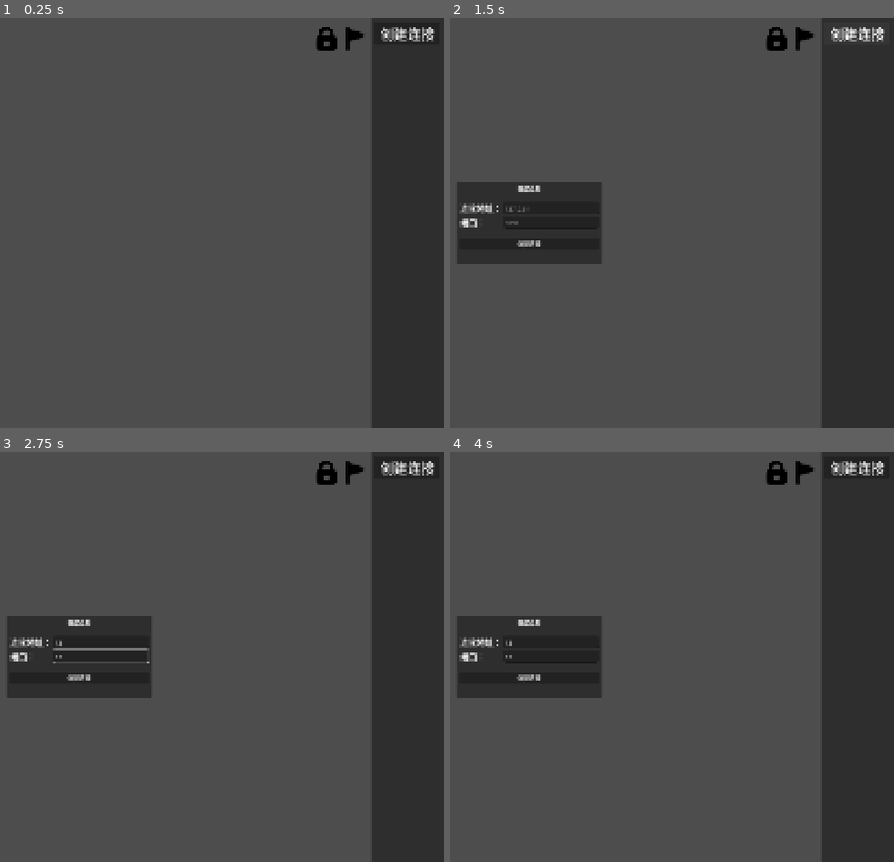
Above: before the commit, frames 1-4 (two rows, left to right).
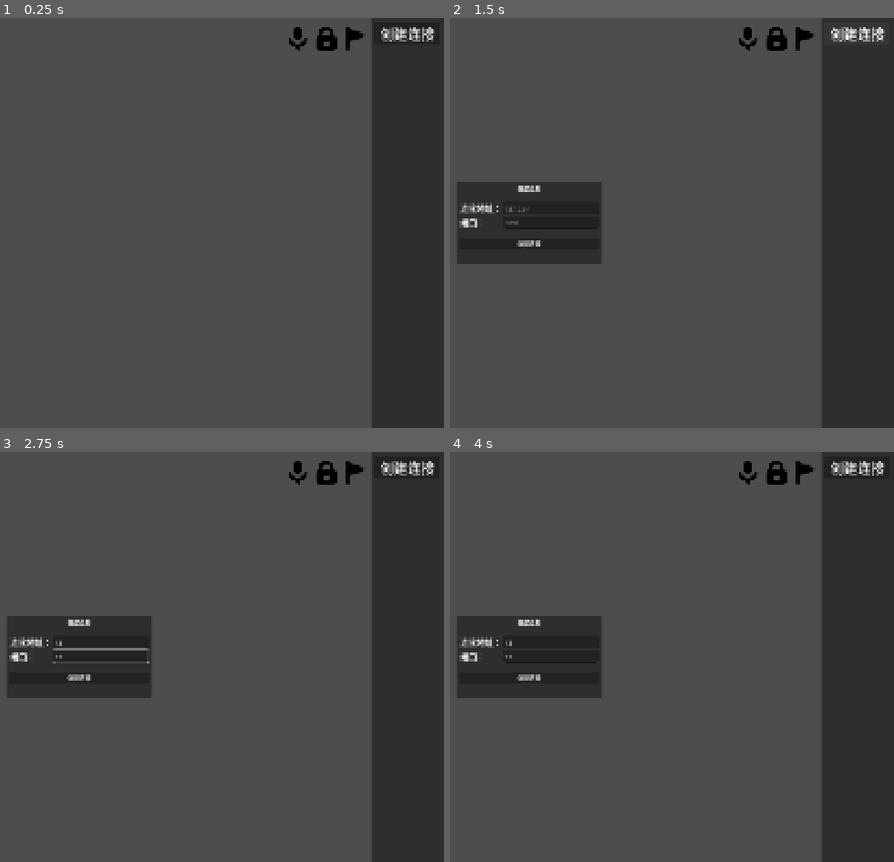
Above: after the commit, the same moments.

Repository: LYK-ce/Pictor
Game: Godot game, scene res://src/main/main.tscn
The game is run twice, just before and just after one commit, with the same random seed, the same clock (stepped at 60 frames per second) and the same inputs.
Inputs (mouse positions are in pixels of both pictures, inside the frame that each line leads up to):
- Up to frame 1 (0.25 s): no input
- Up to frame 2 (1.5 s): click (747, 38) at 0.52 s; click "创建连接" at 1.25 s
- Up to frame 3 (2.75 s): click (102, 640) at 2.02 s; type "12" at 2.1 s; click (102, 657) at 2.25 s; type "12" at 2.33 s
- Up to frame 4 (4 s): click (778, 472) at 2.75 s; click (805, 472) at 3.5 s

The runs differ from the first frame. In frame 1, 0.1% of the frame differs, in the area x 65-70%, y 2-8%; in frame 2, 0.1%; in frame 3, 0.1%; in frame 4, 0.1%.

Commit message:
implement the audio input button

Diff:
--- /dev/null
+++ b/Assets/UI/mic.svg
@@ -0,0 +1 @@
+<svg xmlns="http://www.w3.org/2000/svg" width="24" height="24" fill="currentColor" viewBox="1.67 1.67 6.65 6.65"><path d="M7.2 4.825a.45.45 0 0 1 .45.45c0 .168-.056.375-.143.57-.092.208-.235.44-.441.66a2.5 2.5 0 0 1-1.051.664c-.245.081-.368.122-.43.176a.35.35 0 0 0-.102.143c-.032.075-.032.18-.032.387a.45.45 0 0 1-.9 0c0-.208 0-.312-.033-.387a.35.35 0 0 0-.103-.143c-.061-.054-.184-.095-.429-.176a2.5 2.5 0 0 1-1.05-.664 2.4 2.4 0 0 1-.442-.66 1.5 1.5 0 0 1-.144-.57.45.45 0 0 1 .896-.061l.017.115v.005c.003.011-.001-.004 0 .002q.014.053.053.143a1.5 1.5 0 0 0 .275.41c.254.27.686.537 1.41.537s1.155-.267 1.409-.536c.13-.14.22-.287.274-.41q.036-.085.05-.136l-.001.004v-.005l.023-.138a.45.45 0 0 1 .444-.38M5 1.675a1.2 1.2 0 0 1 1.2 1.2v1.4a1.2 1.2 0 0 1-2.4 0v-1.4a1.2 1.2 0 0 1 1.2-1.2"/></svg>
--- a/src/ui/button_list.gd
+++ b/src/ui/button_list.gd
@@ -20,3 +20,12 @@
 	else:
 		app_state.mode = AppStateResource.Mode.GOTO
 		print(self.name,'goto button pressed')
+
+
+# 按下按钮，开始录音
+func _on_audio_input_button_down() -> void:
+	pass # Replace with function body.
+
+# 松开按钮，结束录音
+func _on_audio_input_button_up() -> void:
+	pass # Replace with function body.
--- a/src/ui/button_list.tscn
+++ b/src/ui/button_list.tscn
@@ -4,6 +4,7 @@
 [ext_resource type="Resource" uid="uid://lgqkjwhvgs1f" path="res://src/app_state/app_state.tres" id="2_ifya6"]
 [ext_resource type="Texture2D" uid="uid://b30p7fum56048" path="res://Assets/UI/lock.svg" id="2_t1f1t"]
 [ext_resource type="Texture2D" uid="uid://cbab1hrr4ilkj" path="res://Assets/UI/flag.svg" id="3_eawer"]
+[ext_resource type="Texture2D" uid="uid://doyma6242x6s4" path="res://Assets/UI/mic.svg" id="3_iabx2"]
 
 [sub_resource type="StyleBoxEmpty" id="StyleBoxEmpty_1oou7"]
 
@@ -37,9 +38,12 @@
 layout_mode = 2
 size_flags_horizontal = 3
 
-[node name="Control3" type="Control" parent="MarginContainer/HBoxContainer" unique_id=1149723127]
+[node name="Audio_Input" type="TextureButton" parent="MarginContainer/HBoxContainer" unique_id=81890567]
+texture_filter = 1
 layout_mode = 2
 size_flags_horizontal = 3
+texture_normal = ExtResource("3_iabx2")
+stretch_mode = 5
 
 [node name="Lock_Camera" type="TextureButton" parent="MarginContainer/HBoxContainer" unique_id=1081828788]
 texture_filter = 1
@@ -55,5 +59,7 @@
 texture_pressed = ExtResource("3_eawer")
 stretch_mode = 5
 
+[connection signal="button_down" from="MarginContainer/HBoxContainer/Audio_Input" to="." method="_on_audio_input_button_down"]
+[connection signal="button_up" from="MarginContainer/HBoxContainer/Audio_Input" to="." method="_on_audio_input_button_up"]
 [connection signal="pressed" from="MarginContainer/HBoxContainer/Lock_Camera" to="." method="_on_lock_camera_pressed"]
 [connection signal="pressed" from="MarginContainer/HBoxContainer/Goto" to="." method="_on_goto_pressed"]
Not shown, added: Assets/UI/mic.svg.import
